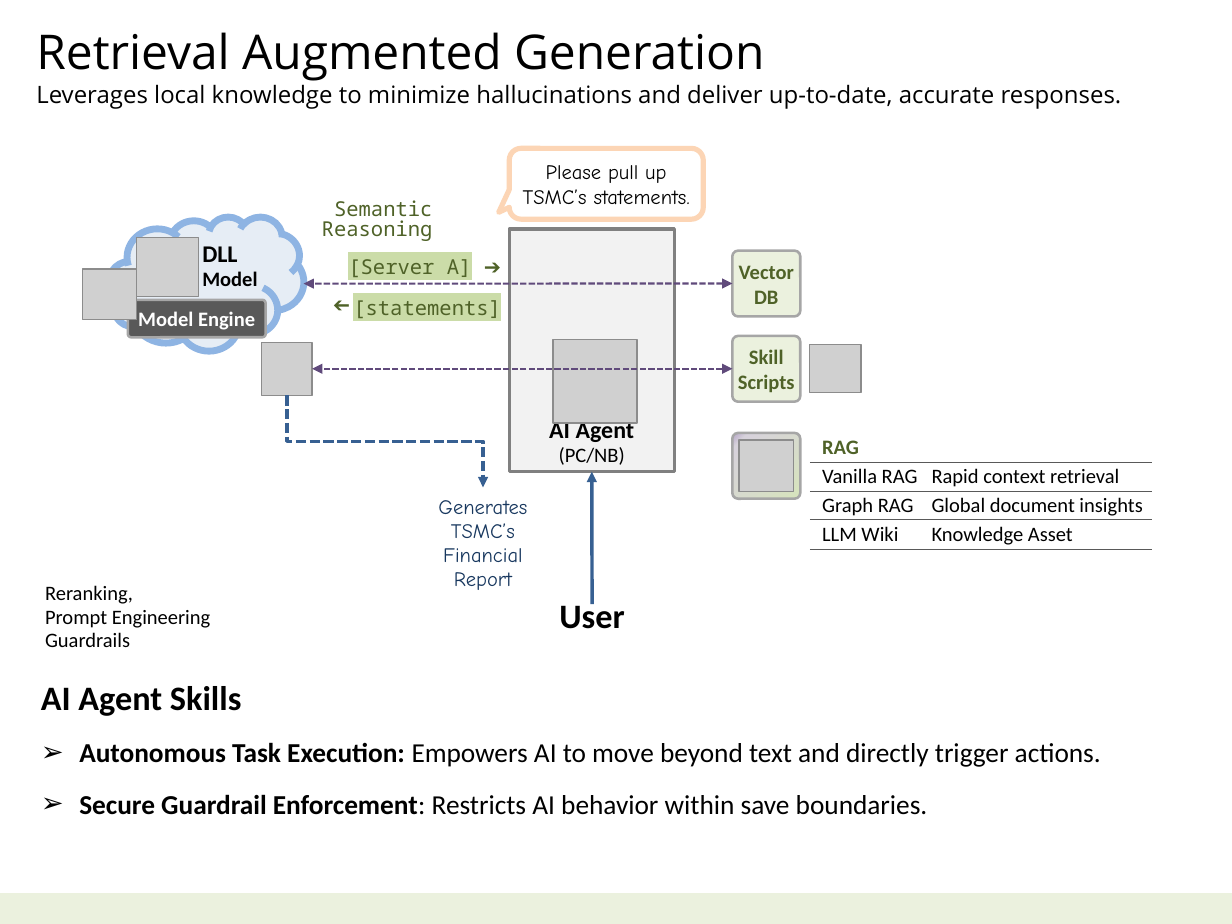
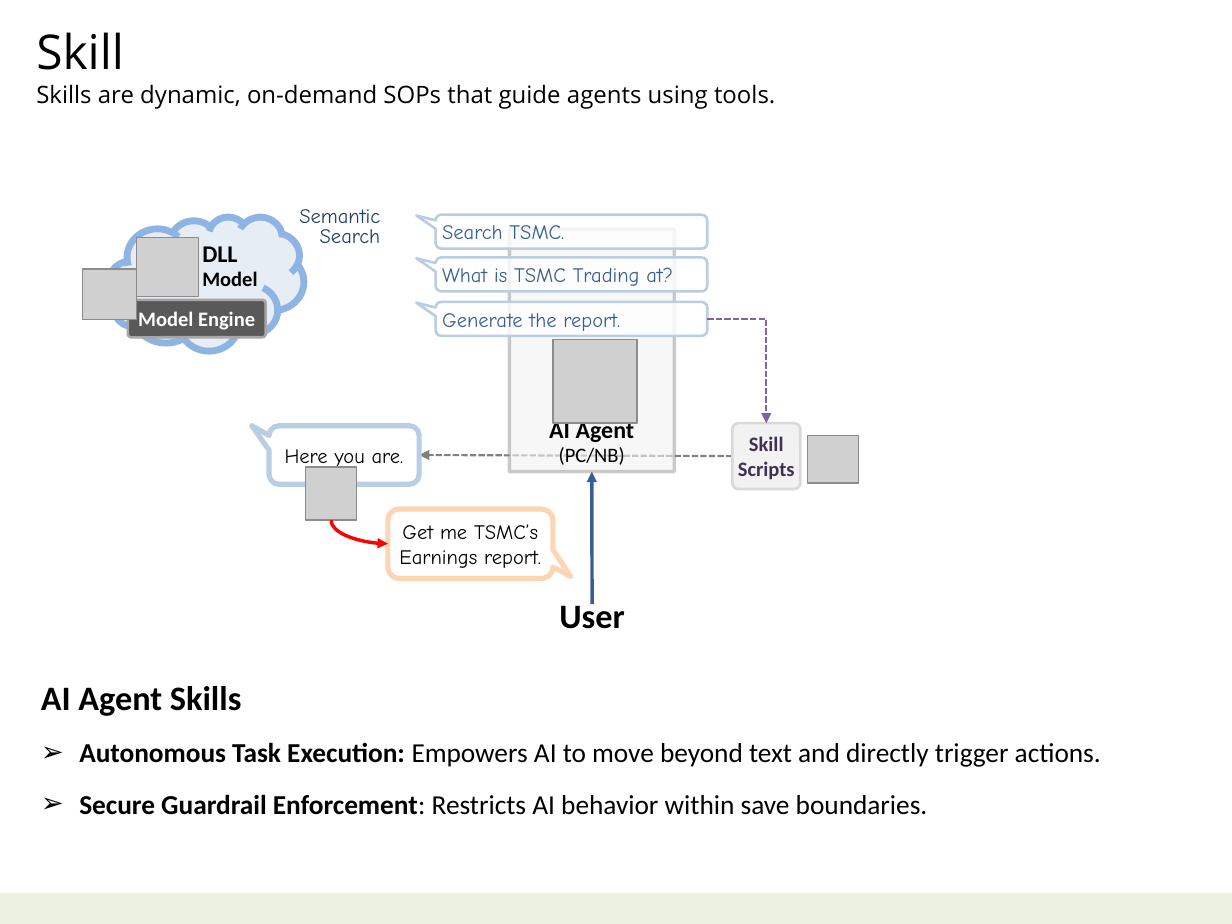
Before and after one commit to navibator/crazy-ai, a slide deck: slide 5 of ai-gemma.pptx. Drawn at 1232x924 pixels with LibreOffice and Linux fonts; fonts in the diff are those of the drawing; grey boxes stand for pictures. Boxes give left, top, right and bottom in pixels: in the first picture for what was removed or moved away, otherwise in the second. Text is boxed around its words. In the diff, an @@ line names an element or a change of style, - is before the commit and + after.

```diff
--- a/ai-gemma.pptx
+++ b/ai-gemma.pptx
@@ text at (36, 32, 775, 109): text changed @@
-Retrieval Augmented Generation
-Leverages local knowledge to minimize hallucinations and deliver up-to-date, accurate responses.
+Skill
+Skills are dynamic, on-demand SOPs that guide agents using tools.
@@ rounded speech box removed at (509, 148, 702, 219) @@
-Please pull up
-TSMC’s statements.
@@ text "Semantic": place and size @@
-text "Semantic" at (322, 200, 433, 241)
+text "Semantic" at (299, 209, 381, 243)
@@ text at (299, 209, 380, 231): font Noto Sans Mono to Comic Neue, text colour #4F6228 to #254061 in "Semantic" @@
@@ text at (320, 229, 381, 243): text changed; font Noto Sans Mono to Comic Neue; text colour #4F6228 to #254061 @@
-Reasoning
+Search
@@ rounded speech box added at (436, 214, 707, 249), fill #FFFFFF at 80% opacity, outline #B9CDE5 1.5 pt, 12 pt, text #376092 @@
+Search TSMC.
@@ rectangle "AI Agent" at (509, 229, 674, 472): fill #F2F2F2 to #F2F2F2 at 60% opacity @@
@@ text removed at (348, 259, 501, 318) @@
-[Server A] ➔
-[statements]
@@ rounded speech box added at (436, 257, 707, 292), fill #FFFFFF at 80% opacity, outline #B9CDE5 1.5 pt, 12 pt, text #376092 @@
+What is TSMC Trading at?
@@ rounded rectangle removed at (732, 250, 800, 315) @@
-Vector
-DB
@@ double arrow removed from (732, 283) to (303, 283) @@
@@ text removed at (320, 288, 362, 325) @@
-➔
@@ rounded speech box added at (436, 302, 707, 336), fill #FFFFFF at 80% opacity, outline #B9CDE5 1.5 pt, 12 pt, text #376092 @@
+Generate the report.
@@ elbow arrow added from (707, 319) to (766, 424), #8064A2 1.25 pt dashed @@
@@ picture removed at (261, 342, 312, 395) @@
@@ picture removed at (809, 345, 861, 393) @@
@@ elbow arrow removed from (287, 395) to (483, 488) @@
@@ rounded speech box added at (269, 426, 419, 485), fill #FFFFFF at 80% opacity, outline #B9CDE5 3 pt, 12 pt, text #000000 @@
+Here you are.
@@ rounded rectangle "Skill": place and size @@
-rounded rectangle "Skill" at (732, 336, 800, 402)
+rounded rectangle "Skill" at (732, 424, 800, 489)
@@ rounded rectangle "Skill" at (732, 424, 800, 489): text colour #4F6228 to #403152; fill #EBF1DE to #F2F2F2; outline #A6A6A6 1.5 pt to #D9D9D9 1.5 pt @@
@@ rounded rectangle removed at (732, 432, 800, 498) @@
@@ picture removed at (739, 440, 793, 492) @@
@@ picture added at (807, 435, 859, 483) @@
@@ table removed at (809, 432, 1152, 549), 4 rows, 2 columns @@
-RAG | 
-Vanilla RAG | Rapid context retrieval
-Graph RAG | Global document insights
-LLM Wiki | Knowledge Asset
@@ picture added at (306, 467, 356, 520) @@
@@ double arrow moved from (732, 368) - (312, 368) to (732, 456) - (419, 455) @@
@@ double arrow (732, 456) - (419, 455): double arrow to arrow; stroke #604A7B 1.25 pt dashed to #808080 1.25 pt dashed @@
@@ rounded speech box added at (388, 509, 553, 578), fill #FFFFFF at 80% opacity, outline #FCD5B5 3 pt, 12 pt, text #000000 @@
+Get me TSMC’s
+Earnings report.
@@ text removed at (438, 500, 527, 590) @@
-Generates
-TSMC’s
-Financial
-Report
@@ curved arrow added from (331, 520) to (388, 543), #FF0000 2 pt @@
@@ text removed at (45, 585, 211, 647) @@
-Reranking,
-Prompt Engineering
-Guardrails
```
Also in this commit, not shown: 4 other slides changed, 2 slides removed, 1 other file.
